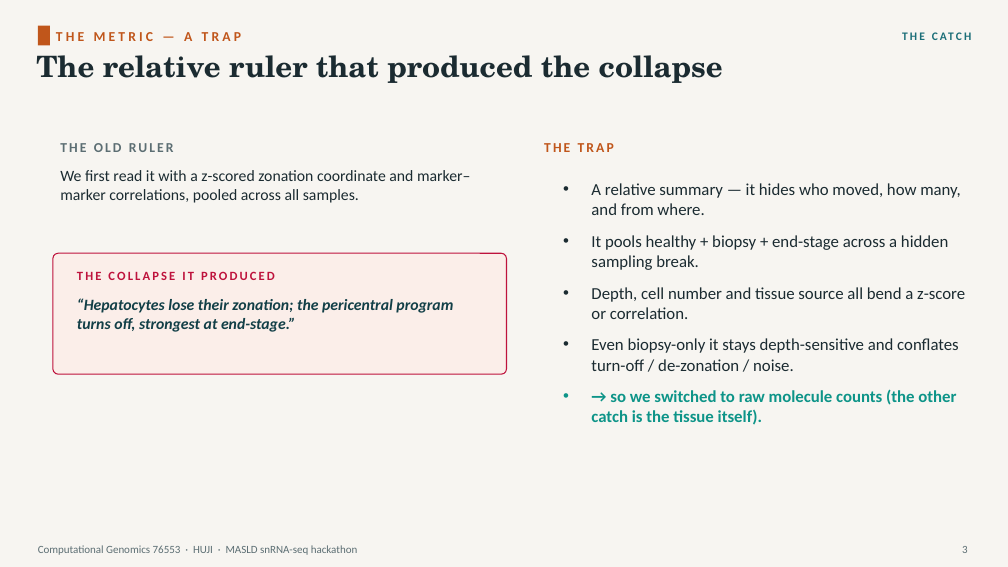
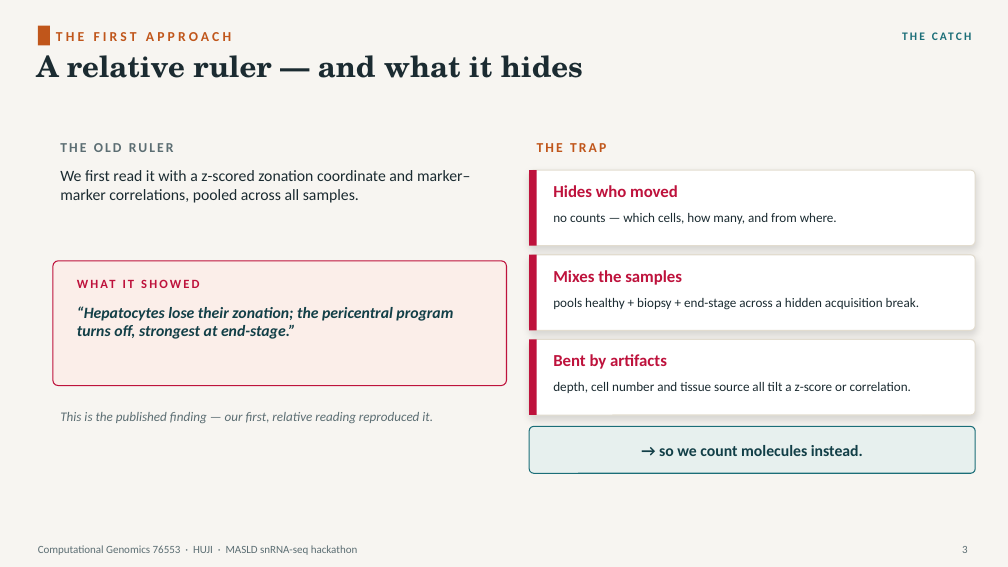
Before and after one commit to roeetekoah/liver-zonation, a slide deck: slide 4 of presentation/MASLD_zonation.pptx. Drawn at 1008x567 pixels with LibreOffice and Linux fonts; fonts in the diff are those of the drawing. Boxes give left, top, right and bottom in pixels: in the first picture for what was removed or moved away, otherwise in the second. Text is boxed around its words. In the diff, an @@ line names an element or a change of style, - is before the commit and + after.

```diff
--- a/presentation/MASLD_zonation.pptx
+++ b/presentation/MASLD_zonation.pptx
@@ text at <box>36,55,583,78</box>: text changed @@
-The relative ruler that produced the collapse
+A relative ruler — and what it hides
@@ text at <box>56,32,231,41</box>: text changed @@
-THE METRIC — A TRAP
+THE FIRST APPROACH
@@ text "THE TRAP": place and size @@
-text "THE TRAP" at <box>544,143,614,152</box>
+text "THE TRAP" at <box>537,143,606,152</box>
@@ rounded rectangle added at <box>529,170,975,246</box>, fill #FFFFFF, outline #E2DCCF 1 pt @@
@@ rectangle added at <box>529,170,537,246</box>, fill #BE123C @@
@@ text added at <box>553,185,678,197</box>, 16 pt, text #BE123C, bold @@
+Hides who moved
@@ text removed at <box>591,183,965,425</box> @@
-• A relative summary — it hides who moved, how many, and from where.
-• It pools healthy + biopsy + end-stage across a hidden sampling break.
-• Depth, cell number and tissue source all bend a z-score or correlation.
-• Even biopsy-only it stays depth-sensitive and conflates turn-off / de-zonation / noise.
-• → so we switched to raw molecule counts (the other catch is the tissue itself).
@@ text added at <box>553,213,837,224</box>, 12.5 pt, text #1B2B31 @@
+no counts — which cells, how many, and from where.
@@ rounded rectangle: place and size @@
-rounded rectangle at <box>53,253,507,374</box>
+rounded rectangle at <box>53,261,507,386</box>
@@ rounded rectangle at <box>53,261,507,386</box>: proportions changed @@
@@ rounded rectangle added at <box>529,255,975,330</box>, fill #FFFFFF, outline #E2DCCF 1 pt @@
@@ rectangle added at <box>529,255,537,330</box>, fill #BE123C @@
@@ text "“Hepatocytes lose their zonation; the ...": place and size @@
-text "“Hepatocytes lose their zonation; the ..." at <box>77,298,453,332</box>
+text "“Hepatocytes lose their zonation; the ..." at <box>77,306,453,339</box>
@@ text at <box>77,271,275,280</box>: text changed @@
-THE COLLAPSE IT PRODUCED
+WHAT IT SHOWED
@@ text added at <box>553,270,682,285</box>, 16 pt, text #BE123C, bold @@
+Mixes the samples
@@ text added at <box>553,298,919,310</box>, 12.5 pt, text #1B2B31 @@
+pools healthy + biopsy + end-stage across a hidden acquisition break.
@@ rounded rectangle added at <box>529,340,975,415</box>, fill #FFFFFF, outline #E2DCCF 1 pt @@
@@ rectangle added at <box>529,340,537,415</box>, fill #BE123C @@
@@ text added at <box>553,354,667,369</box>, 16 pt, text #BE123C, bold @@
+Bent by artifacts
@@ text added at <box>553,382,911,393</box>, 12.5 pt, text #1B2B31 @@
+depth, cell number and tissue source all tilt a z-score or correlation.
@@ text added at <box>60,412,433,423</box>, 12.5 pt, text #5C6E73, italic @@
+This is the published finding — our first, relative reading reproduced it.
@@ rounded rectangle added at <box>529,426,975,473</box>, fill #E7F0EE, outline #1B6E78 1 pt @@
@@ text added at <box>659,445,863,456</box>, 15 pt, text #123F47, bold @@
+→ so we count molecules instead.
```
Also in this commit, not shown: 15 other slides changed, 2 slides added, 3 slides removed, 2 other files.
